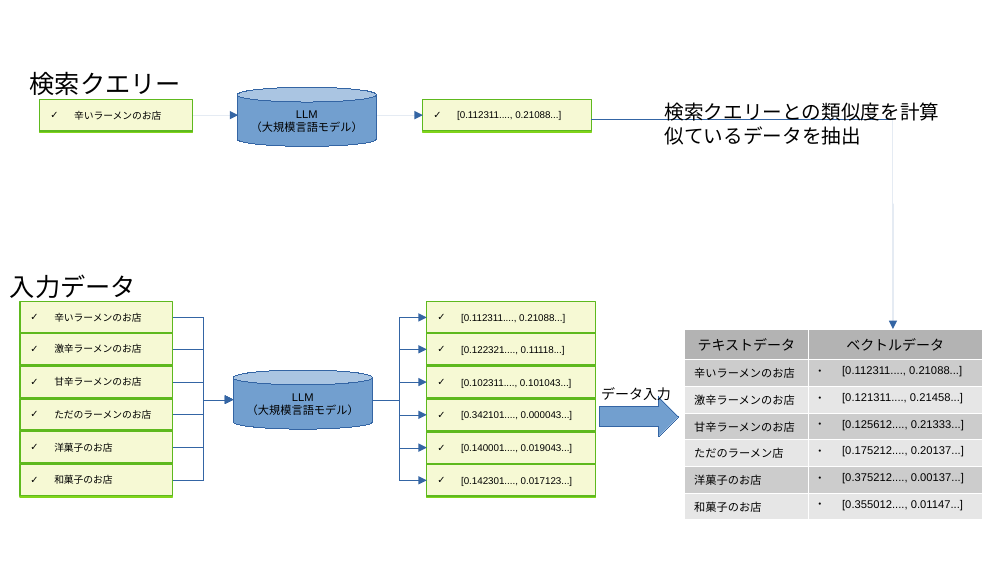
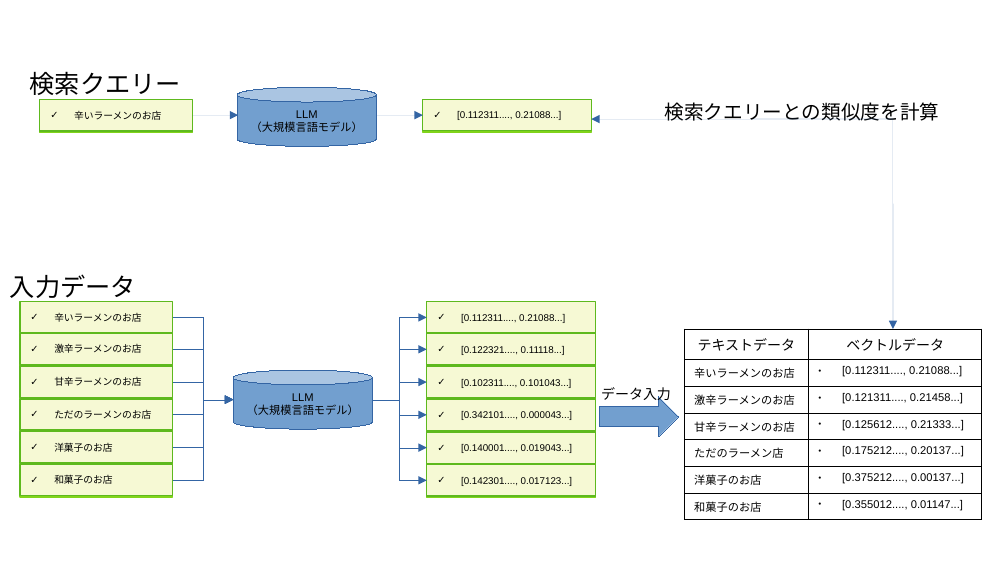
Before and after one commit to komainu8/rabbit-slide-komainu8-postgresql-conference-japan-2025, a slide deck: slide 8 of images.odp. Drawn at 1008x567 pixels with LibreOffice and Linux fonts; fonts in the diff are those of the drawing. Boxes give left, top, right and bottom in pixels: in the first picture for what was removed or moved away, otherwise in the second. Text is boxed around its words. In the diff, an @@ line names an element or a change of style, - is before the commit and + after.

```diff
--- a/images.odp
+++ b/images.odp
@@ line moved from (592, 119) - (893, 119) to (893, 119) - (592, 119) @@
@@ line (893, 119) - (592, 119): line to arrow @@
@@ text at box(665, 126, 861, 145): paragraph removed @@
-似ているデータを抽出
@@ table at box(684, 329, 982, 516) @@
@@ fill #B3B3B3 to none in row 1 @@
@@ fill #CCCCCC to none in 6 cells @@
@@ fill #E6E6E6 to none in 6 cells @@
@@ borders changed @@
```
Also in this commit, not shown: 9 other slides changed, 5 slides added.
